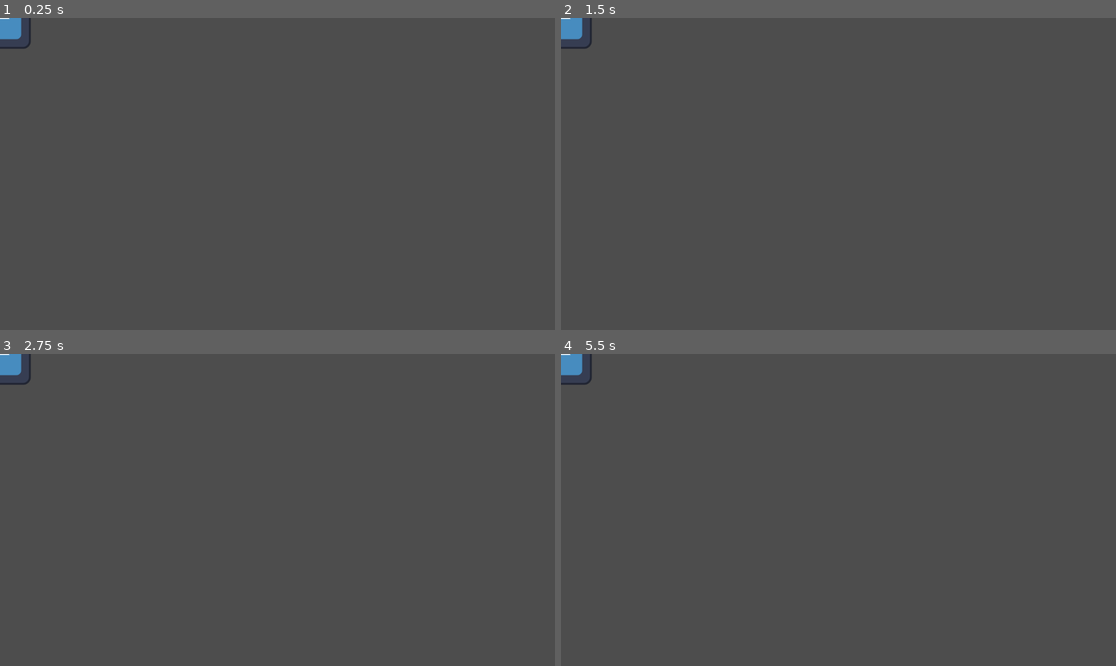
Above: before the commit, frames 1-4 (two rows, left to right).
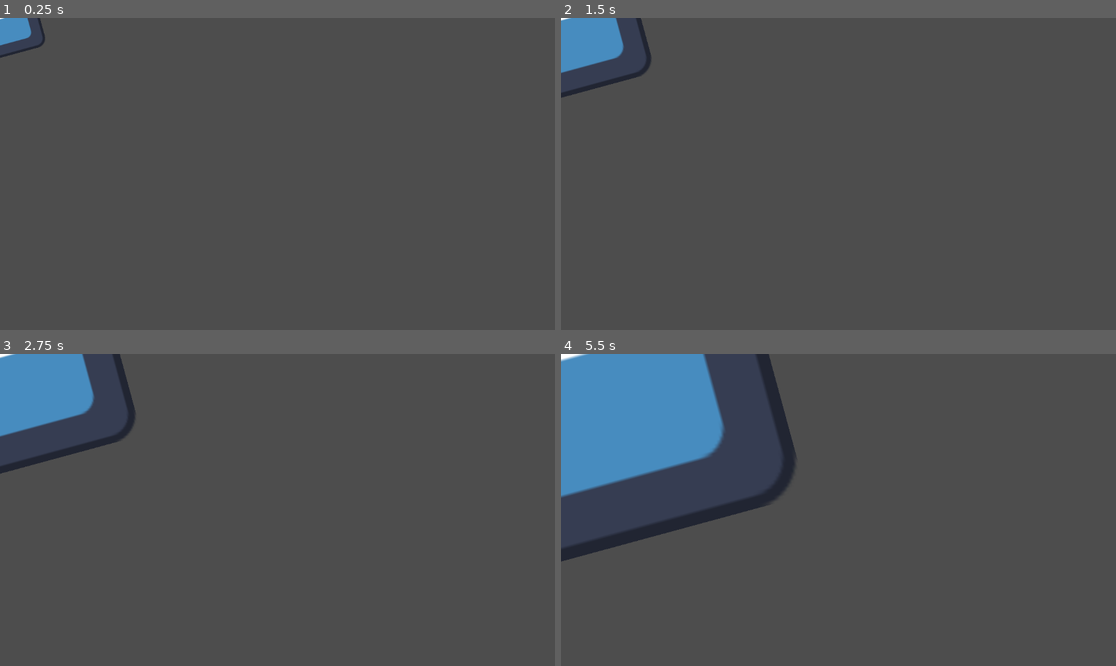
Above: after the commit, the same moments.

Repository: Vennnot/GWJ-87
Game: Godot game, scene res://sprite_2d.tscn
The game is run twice, just before and just after one commit, with the same random seed, the same clock (stepped at 60 frames per second) and the same inputs. Before the commit the project has no main scene; this scene is started directly in both runs. The engine's default icon, where the game draws it, is replaced by a stand-in: a white triangle on a blue panel in a dark square.
Inputs:
- Up to frame 1 (0.25 s): no input
- Up to frame 2 (1.5 s): no input
- Up to frame 3 (2.75 s): no input
- Up to frame 4 (5.5 s): no input

The runs differ from the first frame. In frame 1, 0.3% of the frame differs, in the area x 0-9%, y 0-13%; in frame 2, 1.8%; in frame 3, 4.4%; in frame 4, 14%, in the area x 0-43%, y 0-67%.

Commit message:
rotate element

Diff:
--- a/project.godot
+++ b/project.godot
@@ -11,5 +11,6 @@
 [application]
 
 config/name="gwj-87"
+run/main_scene="uid://ecteloyjgh77"
 config/features=PackedStringArray("4.5", "Forward Plus")
 config/icon="res://icon.svg"
--- a/sprite_2d.gd
+++ b/sprite_2d.gd
@@ -1 +1,8 @@
 extends Sprite2D
+
+func _process(delta: float) -> void:
+	scale = scale + Vector2.ONE *delta
+
+
+func _ready() -> void:
+	rotation += 50
Not shown: 1 places in sprite_2d.tscn that only renumber resources
